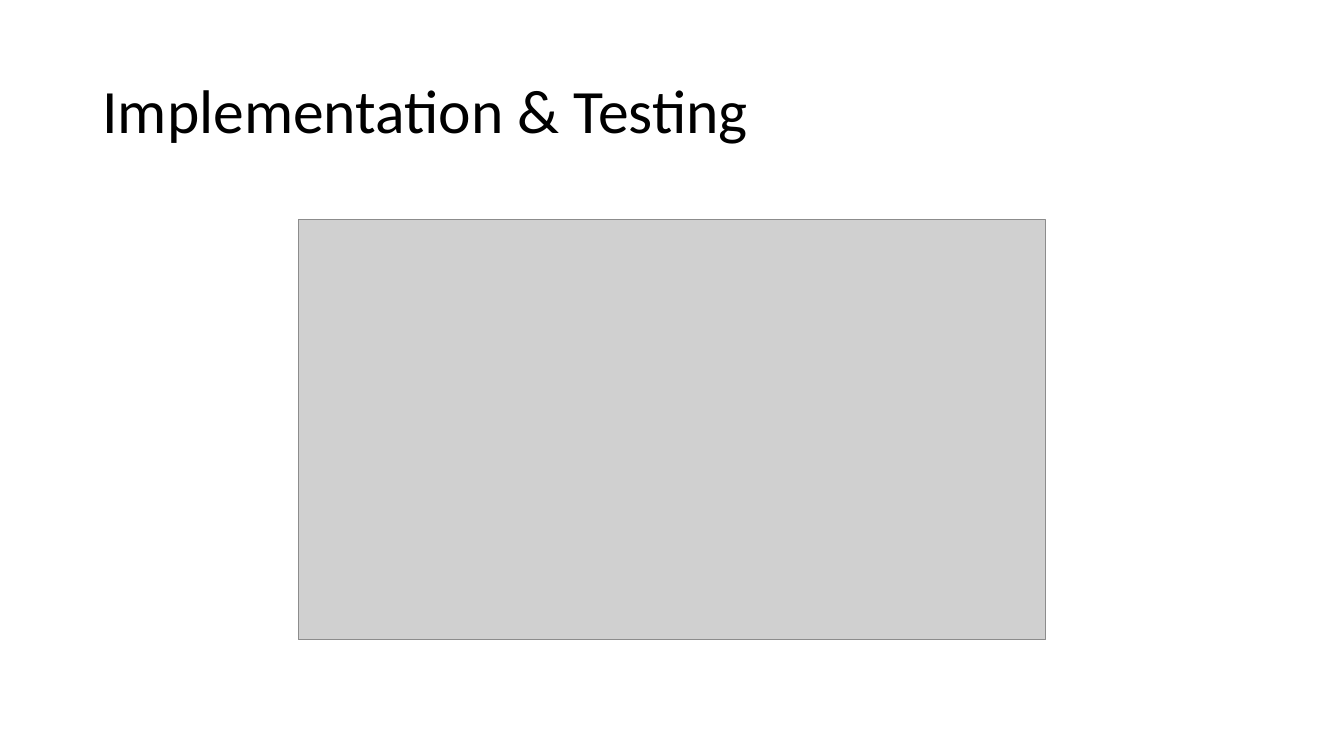
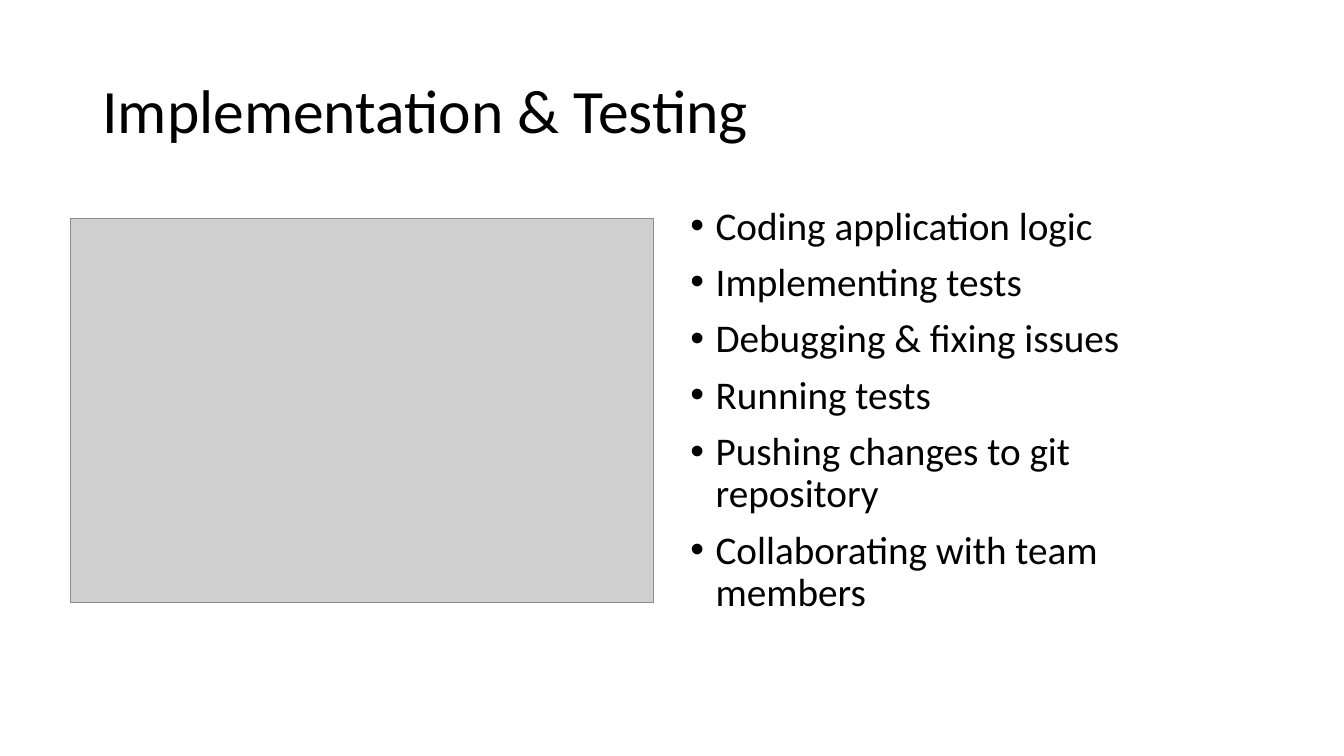
Before and after one commit to isp-cluj/fms-jdbc-demo, a slide deck: slide 16 of docs/FMS -Implementation approach.pptx. Drawn at 1344x756 pixels with LibreOffice and Linux fonts; fonts in the diff are those of the drawing; grey boxes stand for pictures. Boxes give left, top, right and bottom in pixels: in the first picture for what was removed or moved away, otherwise in the second. Text is boxed around its words. In the diff, an @@ line names an element or a change of style, - is before the commit and + after.

```diff
--- a/docs/FMS -Implementation approach.pptx
+++ b/docs/FMS -Implementation approach.pptx
@@ picture added at bbox=[71, 218, 653, 603] @@
@@ picture removed at bbox=[298, 220, 1047, 640] @@
@@ text added at bbox=[716, 212, 1119, 607], 28 pt, text #000000 @@
+• Coding application logic
+• Implementing tests
+• Debugging & fixing issues
+• Running tests
+• Pushing changes to git repository
+• Collaborating with team members
```
Also in this commit, not shown: 3 other slides changed, 4 other files.
